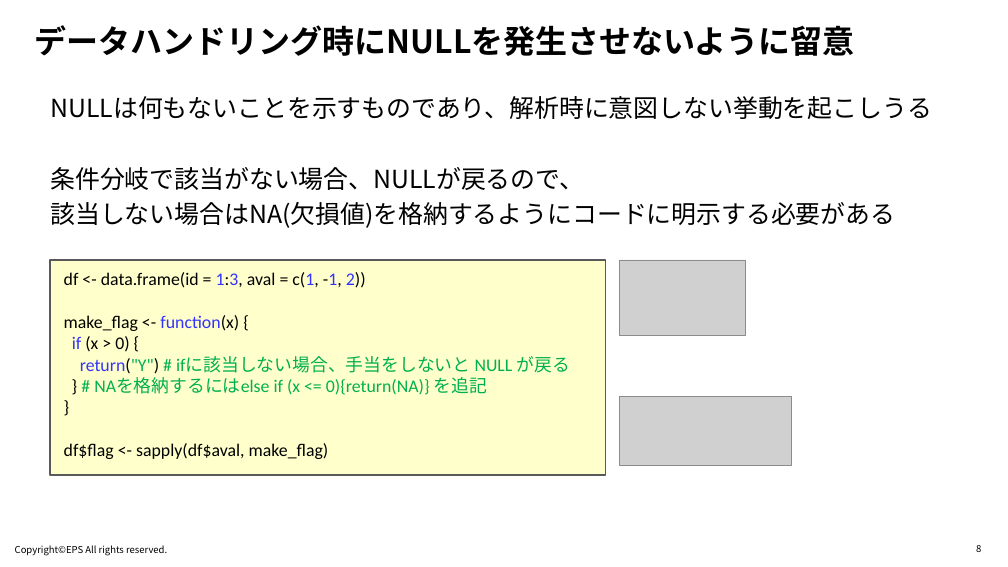
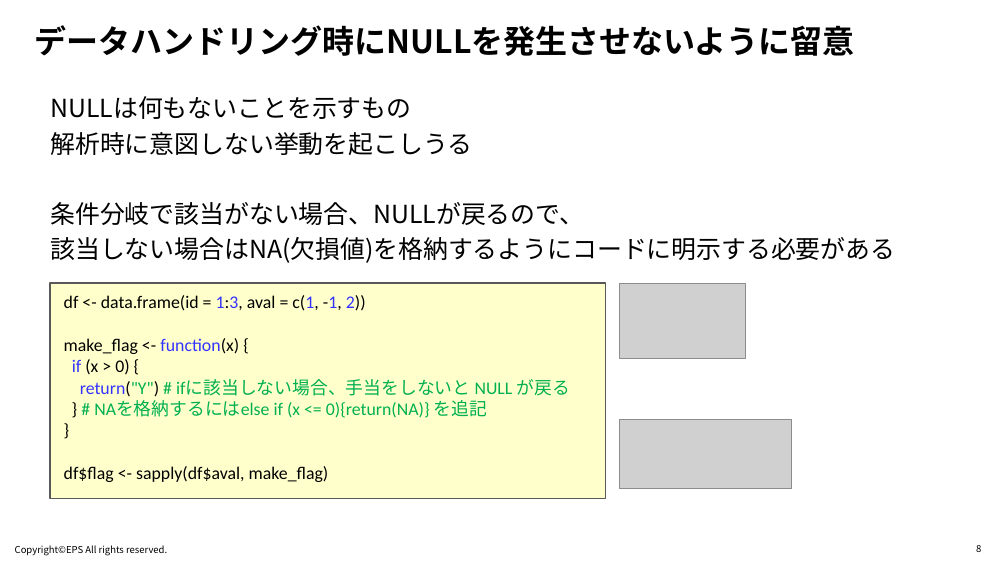
Before and after one commit to R-with-Pharma-Labo/Meetup_1, a slide deck: slide 8 of Materials/1440-1500_Oyama/Rの頑健なコードを書くにはどのような工夫が必要か.pptx. Drawn at 1008x567 pixels with LibreOffice and Linux fonts; fonts in the diff are those of the drawing; grey boxes stand for pictures; background and template pictures are left out. Boxes give left, top, right and bottom in pixels: in the first picture for what was removed or moved away, otherwise in the second. Text is boxed around its words. In the diff, an @@ line names an element or a change of style, - is before the commit and + after.

```diff
--- a/Materials/1440-1500_Oyama/Rの頑健なコードを書くにはどのような工夫が必要か.pptx
+++ b/Materials/1440-1500_Oyama/Rの頑健なコードを書くにはどのような工夫が必要か.pptx
@@ text at <box>50,96,472,155</box>: text changed @@
-NULLは何もないことを示すものであり、解析時に意図しない挙動を起こしうる
+NULLは何もないことを示すもの
+解析時に意図しない挙動を起こしうる
@@ 2 pictures, 1 text, 1 rectangle: place and size @@
-2 pictures, 1 text, 1 rectangle at <box>51,260,792,476</box>
+2 pictures, 1 text, 1 rectangle at <box>51,283,792,499</box>
```
Also in this commit, not shown: 12 other slides changed.
